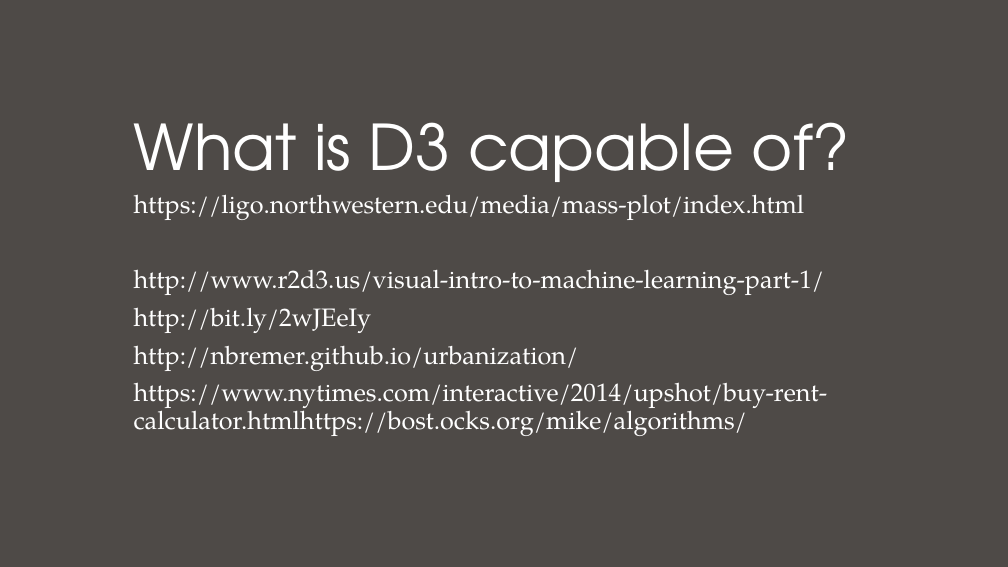
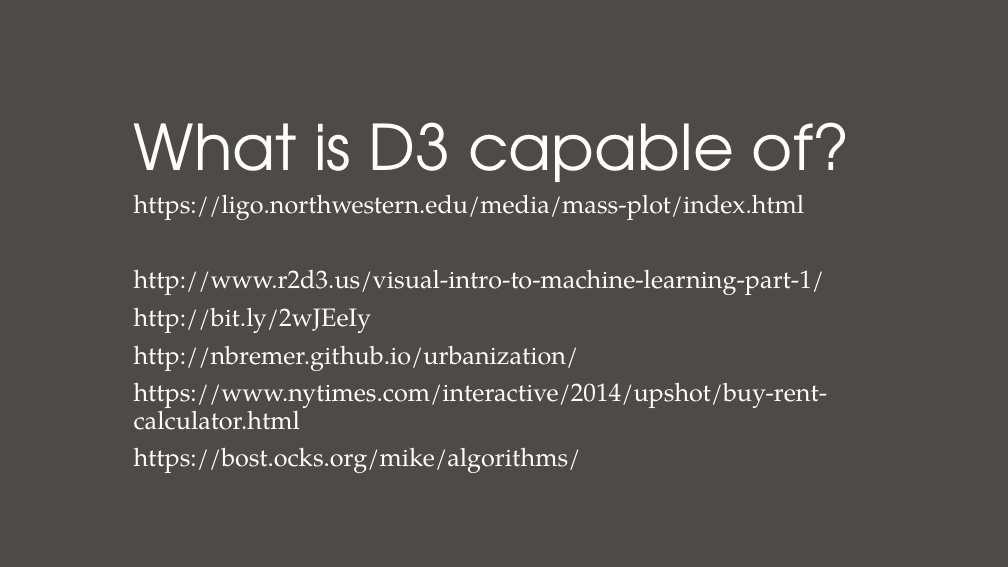
Before and after one commit to ageller/IDEAS_FSS-Vis, a slide deck: slide 10 of D3/introToD3.pptx. Drawn at 1008x567 pixels with LibreOffice and Linux fonts; fonts in the diff are those of the drawing. Boxes give left, top, right and bottom in pixels: in the first picture for what was removed or moved away, otherwise in the second. Text is boxed around its words. In the diff, an @@ line names an element or a change of style, - is before the commit and + after.

Commit message:
updated D3 pptx

```diff
--- a/D3/introToD3.pptx
+++ b/D3/introToD3.pptx
@@ subtitle at <box>134,382,828,473</box>: text changed @@
-https://www.nytimes.com/interactive/2014/upshot/buy-rent-calculator.htmlhttps://bost.ocks.org/mike/algorithms/
+https://www.nytimes.com/interactive/2014/upshot/buy-rent-calculator.html
+https://bost.ocks.org/mike/algorithms/
```
Also in this commit, not shown: 1 other slide changed.
